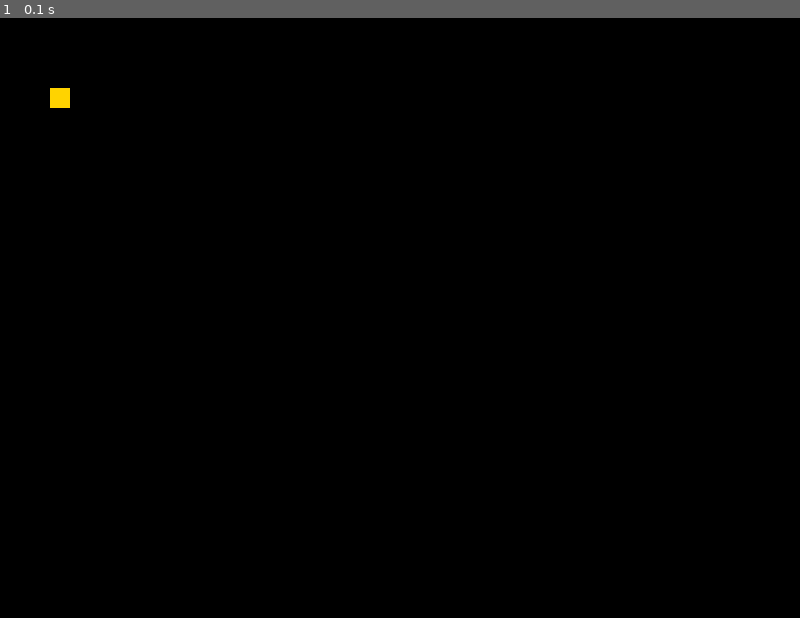
Above: before the commit, frame 1.
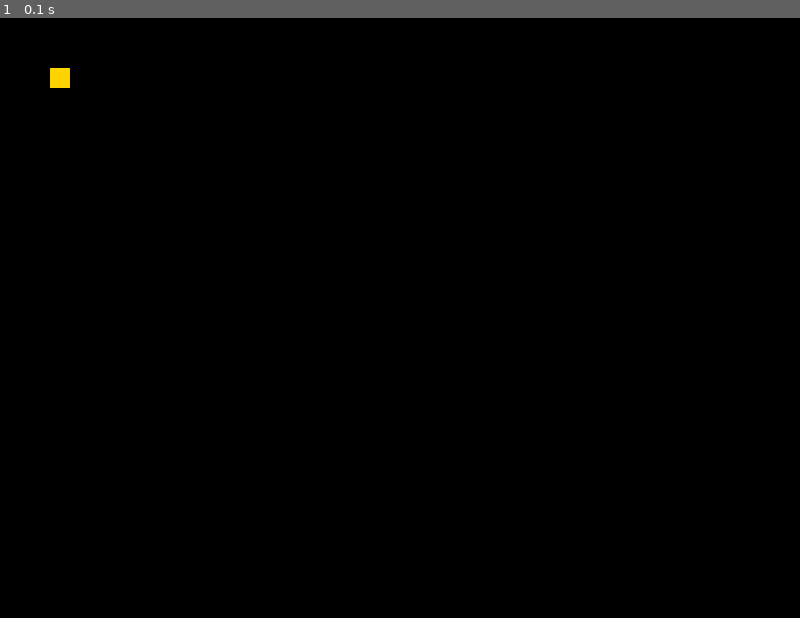
Above: after the commit, the same moment.

Repository: pavelmis03/pacman
Game: pygame game, started from src/acters.py
The game is run twice, just before and just after one commit, with the same random seed, the same clock (stepped at 60 frames per second) and the same inputs.
Inputs:
- Up to frame 1 (0.1 s): no input

The runs differ from the first frame. In frame 1, 0.2% of the frame differs, in the area x 6-9%, y 8-15%.

Commit message:
made a simple move

Diff:
--- a/src/acters.py
+++ b/src/acters.py
@@ -10,7 +10,6 @@
     # начало -----------------------
     pygame.init()  # иницилизация библиотеки
     screen = pygame.display.set_mode(size)  # создание окна и установка размера
-    screen.fill((0, 0, 0))
     game_over = False #флаг - проверка на выход
     # ------------------------------
 
@@ -19,15 +18,37 @@
     square.fill((255, 211, 0))
     # ------------------------------
 
-    # главный цикл
+    # разные параметры -------------
+    square_x = 50
+    square_y = 50
+    # ------------------------------
+
+    # главный цикл ------------------------------------------------------
     while not game_over:                        # основной цикл программы
         for event in pygame.event.get():        # получение всех событий
+
             if event.type == pygame.QUIT:       # проверка события выхода
                 game_over = True
 
-        screen.blit(square, (50, 70))  #отобразить объект
+            # реализация движения -------------
+            if event.type == pygame.KEYDOWN:  # проверка нажатия на клавиатуру
+                if event.key == pygame.K_a:
+                    square_x -= 2             # шаг на 2 пикселя влево
+                elif event.key == pygame.K_d:
+                    square_x += 2             # шаг на 2 пикселя вправо
+                elif event.key == pygame.K_w:
+                    square_y -= 2             # шаг на 2 пикселя вверх
+                elif event.key == pygame.K_s:
+                    square_y += 2             # шаг на 2 пикселя вниз
+            # --------------------------------
+
+        # отображение ------------------------
+        screen.fill((0, 0, 0))
+        screen.blit(square, (square_x, square_y))  #отобразить объект
         pygame.display.flip()  # double buffering
         pygame.time.wait(50)  # ждать 50 миллисекунд
+        # ------------------------------------
+
     sys.exit()
 
 
